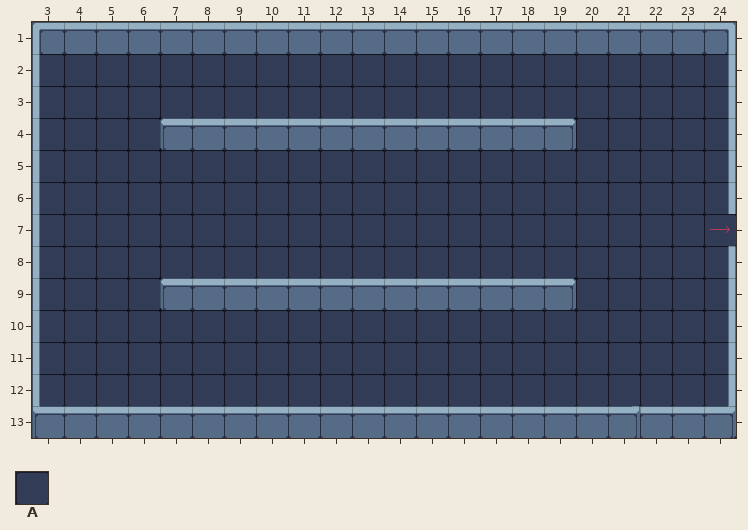
Tiled map, stored at metadata/Level_02.tmx. The picture above is the old version.
Cells are 32x32 px. Shown: x 3..24, y 1..13.
Key: from "industrial": A 71.
_ is an empty cell, # one hidden under a higher layer.
Layers that did not change in this view are not listed.
Layer "floor" before, first column x 3:
 1 ______________________
 2 AAAAAAAAAAAAAAAAAAAAAA
 3 AAAAAAAAAAAAAAAAAAAAAA
 4 AAAAA###########AAAAAA
 5 AAAAAAAAAAAAAAAAAAAAAA
 6 AAAAAAAAAAAAAAAAAAAAAA
 7 AAAAAAAAAAAAAAAAAAAAAA
 8 AAAAAAAAAAAAAAAAAAAAAA
 9 AAAAA###########AAAAAA
10 AAAAAAAAAAAAAAAAAAAAAA
11 AAAAAAAAAAAAAAAAAAAAAA
12 AAAAAAAAAAAAAAAAAAAAAA
13 ___________________##A
After:
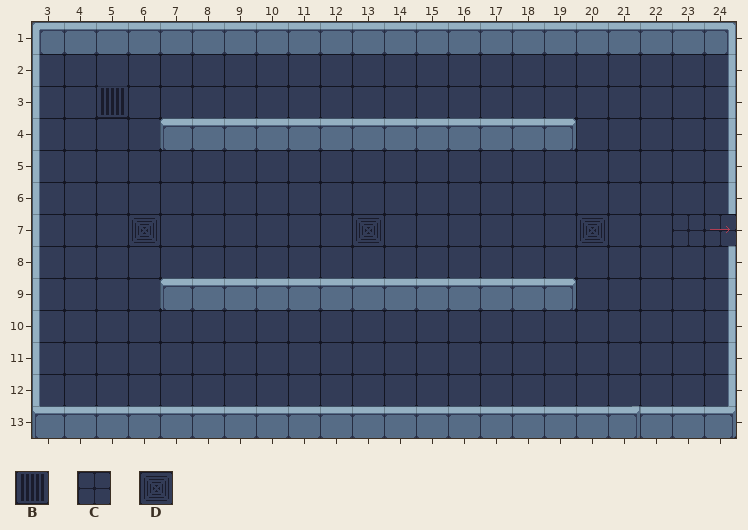
Further tiles: from "industrial": B 69 turned 270, C 70, D 106.
Changes in this commit:
Layer "floor":
y 3: x 5 A -> B
y 7: x 6 A -> D; x 13 A -> D; x 20 A -> D; x 23..24 AA -> CC
Boxes around the changes in both pictures, in picture pixels (x1, y1, x2, y2):
changed: (97, 86, 128, 118)
changed: (132, 218, 157, 243)
changed: (356, 218, 381, 243)
changed: (580, 218, 605, 243)
changed: (673, 215, 736, 246)
